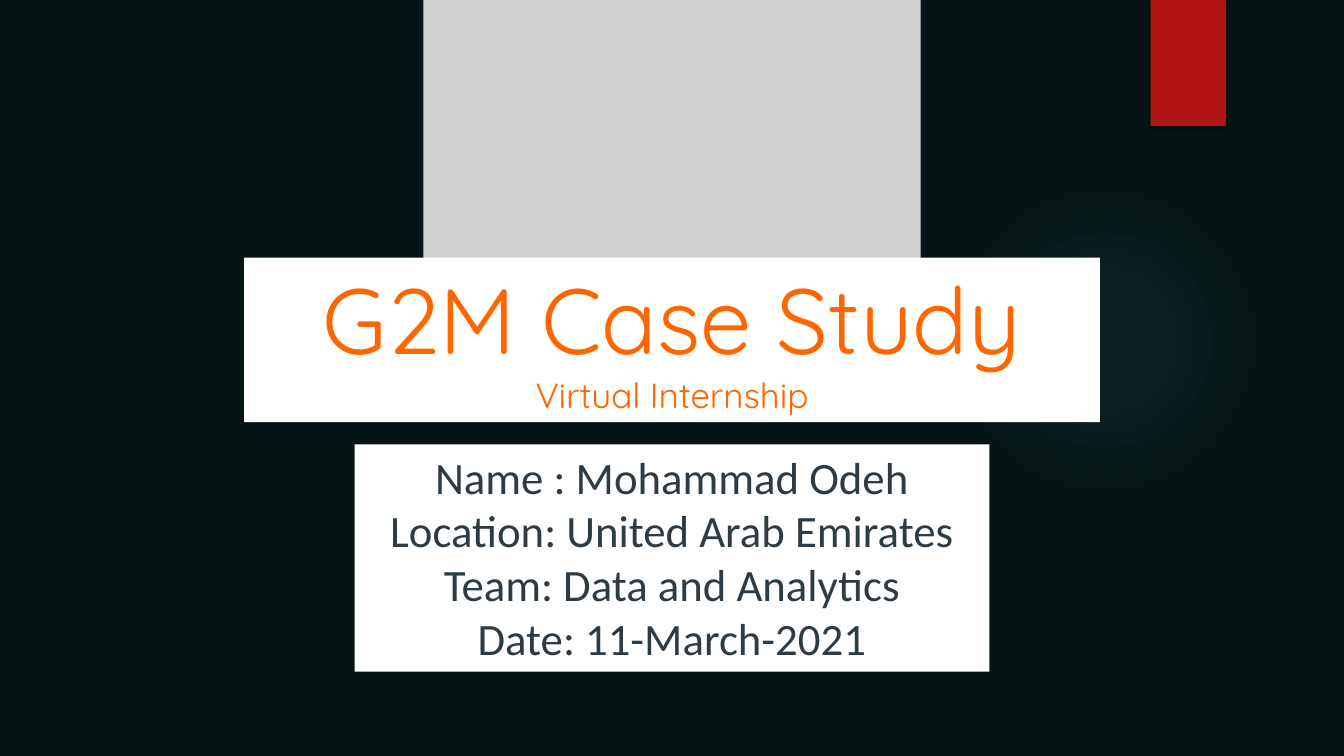
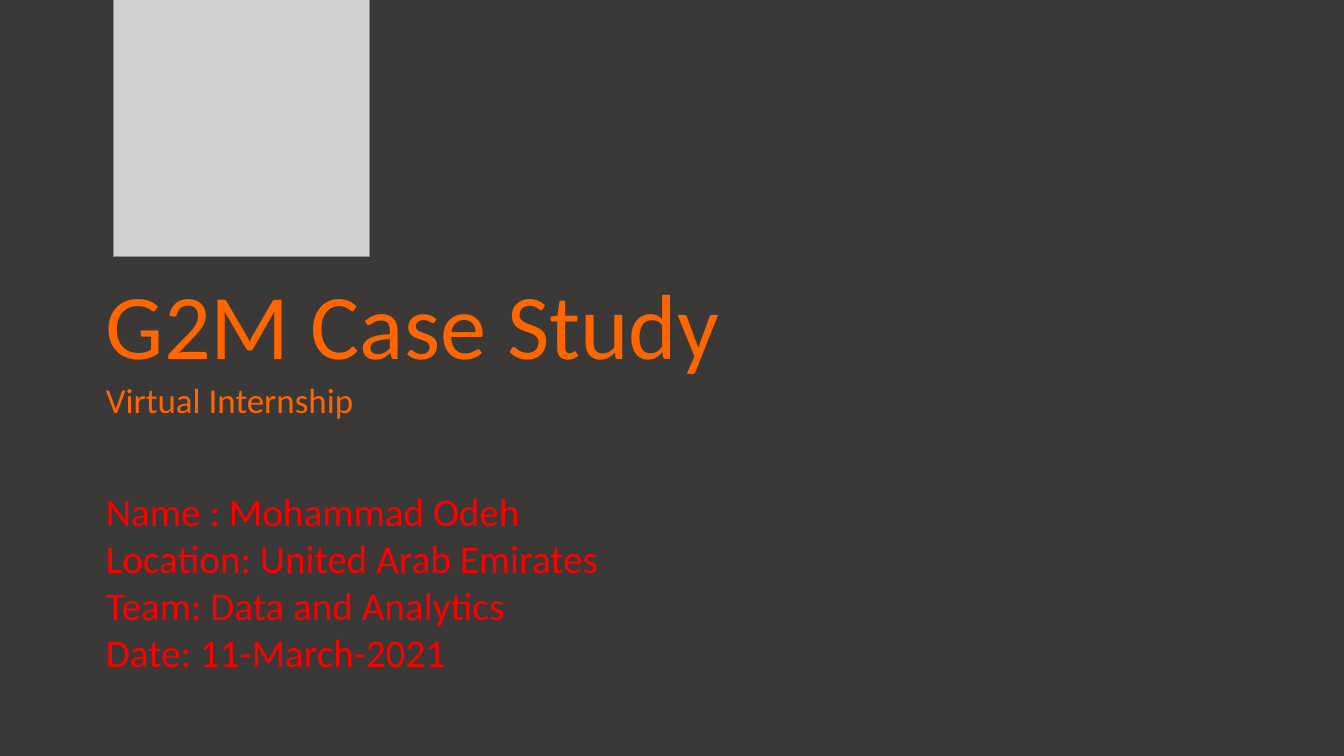
Before and after one commit to m-odeh/G2M-Data-Glacier-Internship-, a slide deck: slide 1 of G2M_Case_Study_ Final .pptx. Drawn at 1344x756 pixels with LibreOffice and Linux fonts; fonts in the diff are those of the drawing; grey boxes stand for pictures; background and template pictures are left out. Boxes give left, top, right and bottom in pixels: in the first picture for what was removed or moved away, otherwise in the second. Text is boxed around its words. In the diff, an @@ line names an element or a change of style, - is before the commit and + after.

Commit message:
Add files via upload
changed the ppt template to the default one provided by data glacier

```diff
--- a/G2M_Case_Study_ Final .pptx
+++ b/G2M_Case_Study_ Final .pptx
@@ background #081415 to #3B3838 @@
@@ picture: place and size @@
-picture at [423,0,922,400]
+picture at [113,0,369,256]
@@ rectangle removed at [1150,0,1226,126] @@
@@ ellipse removed at [949,185,1259,495] @@
@@ text "G2M Case Study": place and size @@
-text "G2M Case Study" at [244,258,1100,422]
+text "G2M Case Study" at [106,295,719,668]
@@ text "G2M Case Study" at [106,295,719,668]: fill #FFFFFF to none @@
@@ text at [106,295,719,419]: font Quicksand to Calibri in "G2M Case Study", "Virtual Internship"; alignment centre to left @@
@@ rectangle removed at [355,445,990,673] @@
-Name : Mohammad Odeh
-Location: United Arab Emirates
-Team: Data and Analytics
-Date: 11-March-2021
@@ text at [106,498,598,668]: paragraph added @@
+Name : Mohammad Odeh
+Location: United Arab Emirates
+Team: Data and Analytics
+Date: 11-March-2021
```
Also in this commit, not shown: 11 other slides changed.
